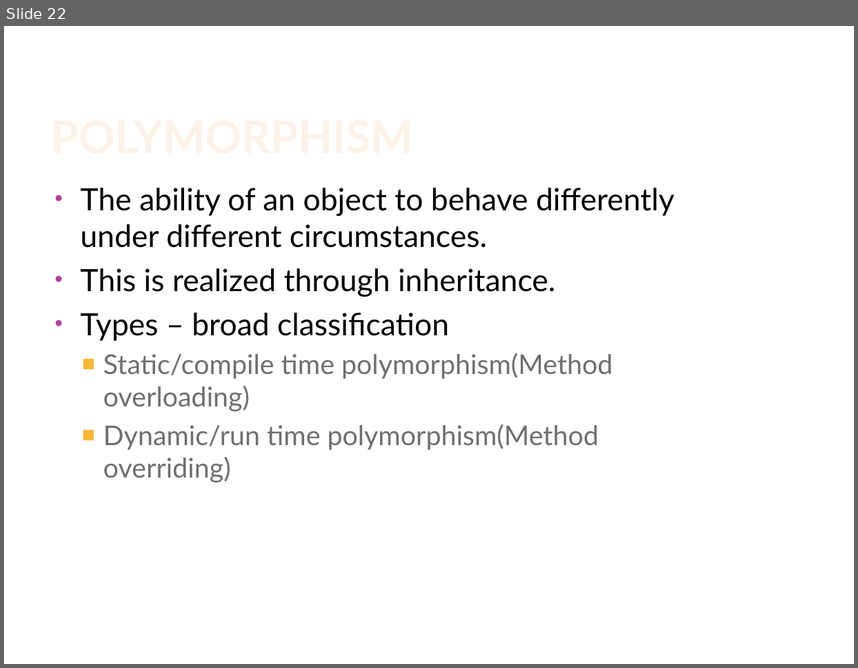
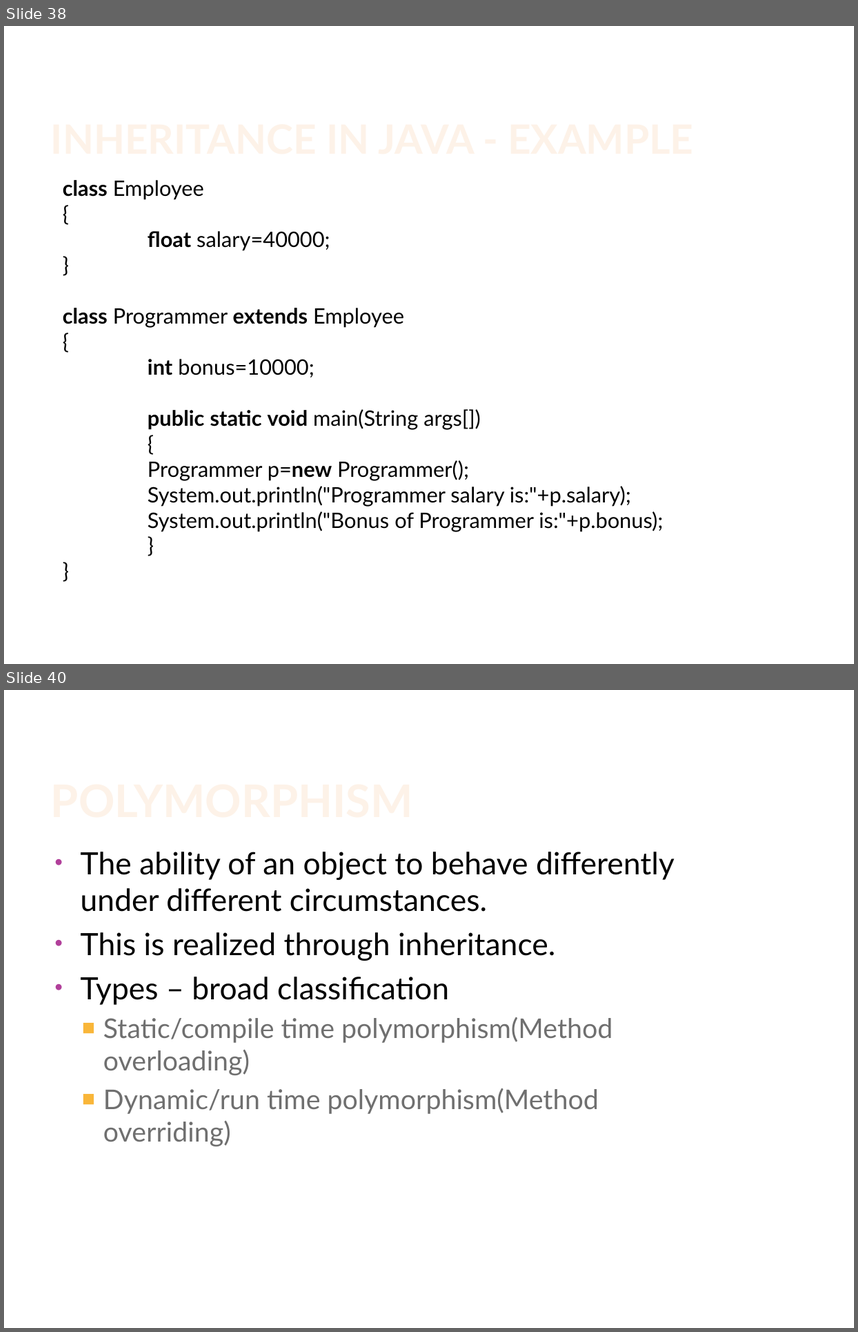
Before and after one commit to sanjeevir/all-my-resources, a slide deck: java/Object orientation.pptx. Shown one above the other, each under a label of ours: slide 22 before the commit, slides 38 and 40 after it; the slides between them are not shown. The pictures are 858x668 and 858x1332 pixels, drawn with LibreOffice and Linux fonts; fonts in the diff are those of the drawing; background and template pictures are left out. Boxes give left, top, right and bottom in pixels: in the first picture for what was removed or moved away, otherwise in the second. Text is boxed around its words. In the diff, an @@ line names an element or a change of style, - is before the commit and + after.

Commit message:
OOP concepts
Added few java examples and uml to OOP concepts

```diff
--- a/java/Object orientation.pptx
+++ b/java/Object orientation.pptx
@@ slide 38 added at (4, 26, 854, 664), background #FFFFFF @@
@@ title added at (47, 56, 720, 162), 34.2 pt, text gradient #FEF7F1 to #FEF3E8 to #FBCF9C to #F9B94C, bold @@
+INHERITANCE IN JAVA - EXAMPLE
@@ text added at (63, 180, 663, 532), 18 pt, text #000000 @@
+class Employee
+{
+float salary=40000;
+}
+class Programmer extends Employee
+{
+int bonus=10000;
+public static void main(String args[])
+{
+Programmer p=new Programmer();
+System.out.println("Programmer salary is:"+p.salary);
+System.out.println("Bonus of Programmer is:"+p.bonus);
+}
+}
@@ what was slide 22 is now slide 40 @@
```
Also in this commit, not shown: 5 slides changed, 19 other slides added, 2 slides removed.
